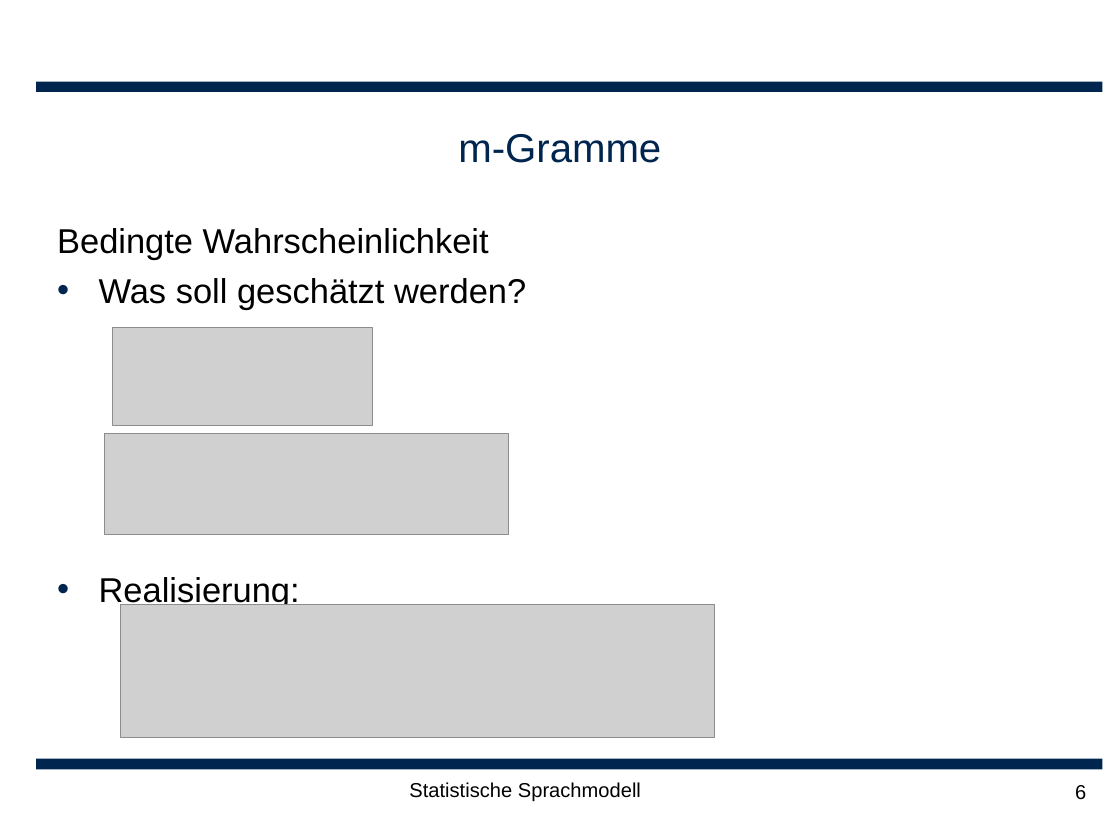
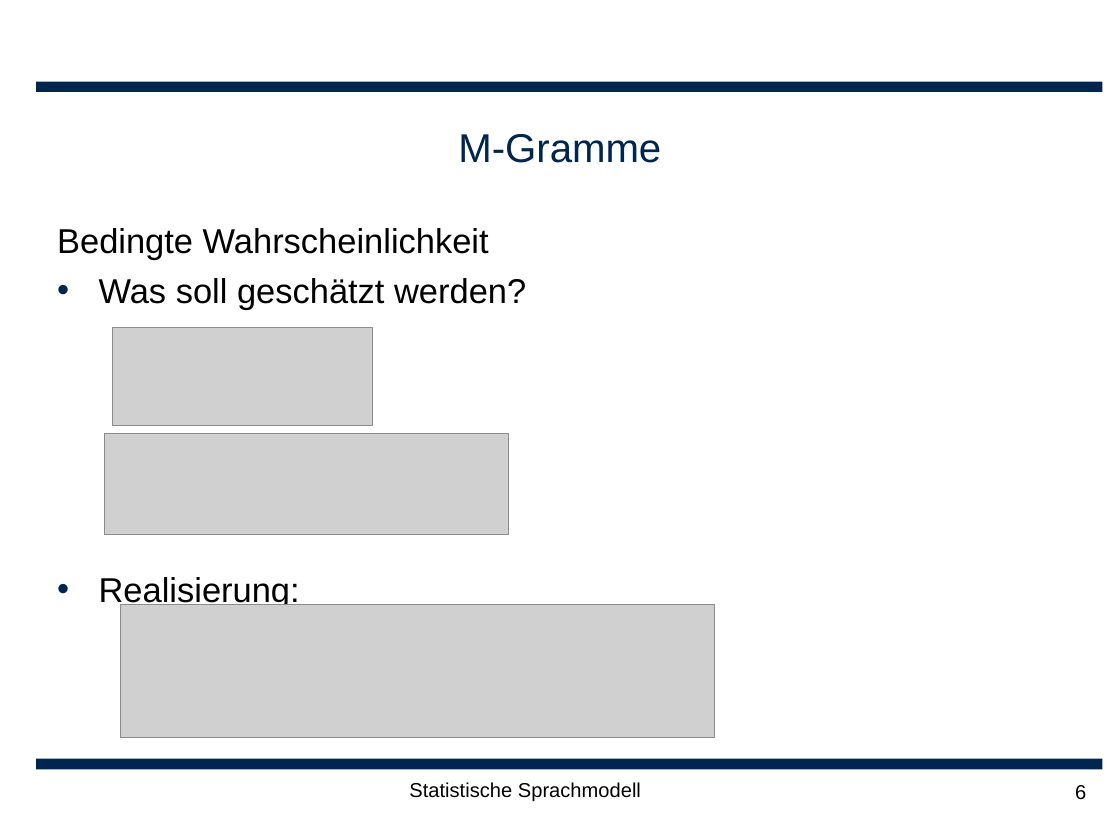
Before and after one commit to leonard117/arbeittet, a slide deck: slide 6 of ARS/doc/Statische Sprachmodellierung.ppt. Drawn at 1120x818 pixels with LibreOffice and Linux fonts; fonts in the diff are those of the drawing; grey boxes stand for pictures; background and template pictures are left out. Boxes give left, top, right and bottom in pixels: in the first picture for what was removed or moved away, otherwise in the second. Text is boxed around its words. In the diff, an @@ line names an element or a change of style, - is before the commit and + after.

```diff
--- a/ARS/doc/Statische Sprachmodellierung.ppt
+++ b/ARS/doc/Statische Sprachmodellierung.ppt
@@ title at (x1=458, y1=134, x2=661, y2=163): text changed @@
-m-Gramme
+M-Gramme
```
Also in this commit, not shown: 1 other slide changed, 1 slide added, 1 slide removed, 3 other files.
